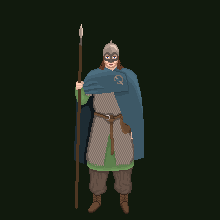
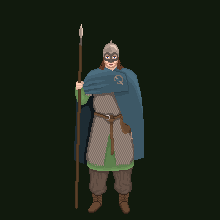
Layered file, before and after one edit (220×220). Changes by layer:
painted on "Background" over (76, 45, 133, 214)
